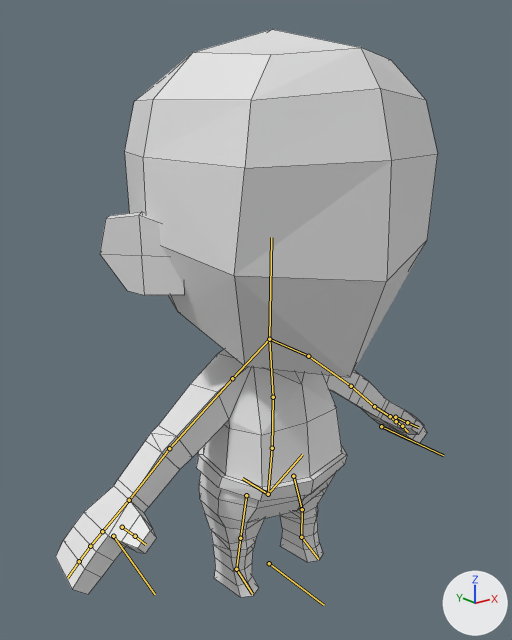
The Blender file Blender/Humanoid/HumanoidBase.blend: old version first, new version second.
One viewpoint serves both versions: a 50 mm lens placed at (-0.445, -0.531, 0.508), pointed at (-0.011, 0.01, 0.291). Every picture has the same lights, and +X, +Y and +Z are marked at lower right. The bones that bend it are drawn over the model as lines. Mesh edges are drawn as thin lines.

Objects in the first picture: 'Humanoid'.
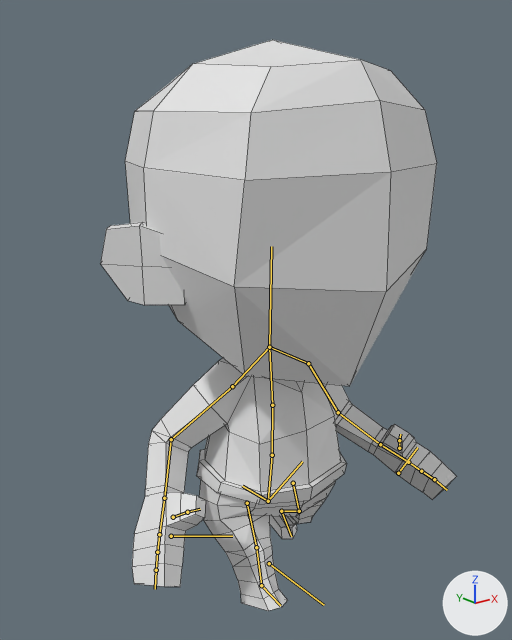
The newer file adds an action. The first version stands in its rest pose; the second is drawn at frame 20 of the action 'Walk'.

Location of each change, [x1, y1, x2, y2] in pixels of the pictures (512 x 640 px):
'Humanoid', posed (7% narrower)
    before: [56, 29, 438, 597]
    after: [100, 40, 456, 611]
bone 'hip', root to tip
    before: (268, 494) to (272, 448)
    after: (268, 501) to (272, 455)
bone 'upper_arm.R', root to tip
    before: (232, 378) to (169, 448)
    after: (232, 386) to (171, 439)
bone 'forearm.R', root to tip
    before: (169, 448) to (129, 500)
    after: (171, 439) to (164, 498)
bone 'upper_arm.L', root to tip
    before: (308, 356) to (351, 386)
    after: (308, 363) to (338, 412)
bone 'forearm.L', root to tip
    before: (351, 386) to (374, 406)
    after: (338, 412) to (380, 444)

What the commit changed:
Bone 'hip' (bone_hip) moves from (0.0, 0.0, 0.0) to (0.0, -0.009, 0.001).
Bone 'upper_arm.R' (bone_upper_arm_r) turns from (0, 0, 0) to (-30, 0, 18) degrees about its own x, y and z.
Bone 'forearm.R' (bone_forearm_r) turns from (0, 0, 0) to (62, 0, 0) degrees about its own x, y and z.
Bone 'upper_arm.L' (bone_upper_arm_l) turns from (0, 0, 0) to (0, 0, -18) degrees about its own x, y and z.
Bone 'forearm.L' (bone_forearm_l) turns from (0, 0, 0) to (62, 0, 0) degrees about its own x, y and z.
Bone 'heel.R' (bone_heel_r) moves from (0.0, 0.0, 0.0) to (0.0, 0.051, 0.0).
Bone 'heel.R' (bone_heel_r) turns from (0, 0, 0) to (0, 0, -19) degrees about its own x, y and z.
Bone 'heel.L' (bone_heel_l) moves from (0.0, 0.0, 0.0) to (-0.025, -0.045, -0.005).
Bone 'heel.L' (bone_heel_l) turns from (0, 0, 0) to (0, 0, -29) degrees about its own x, y and z.
